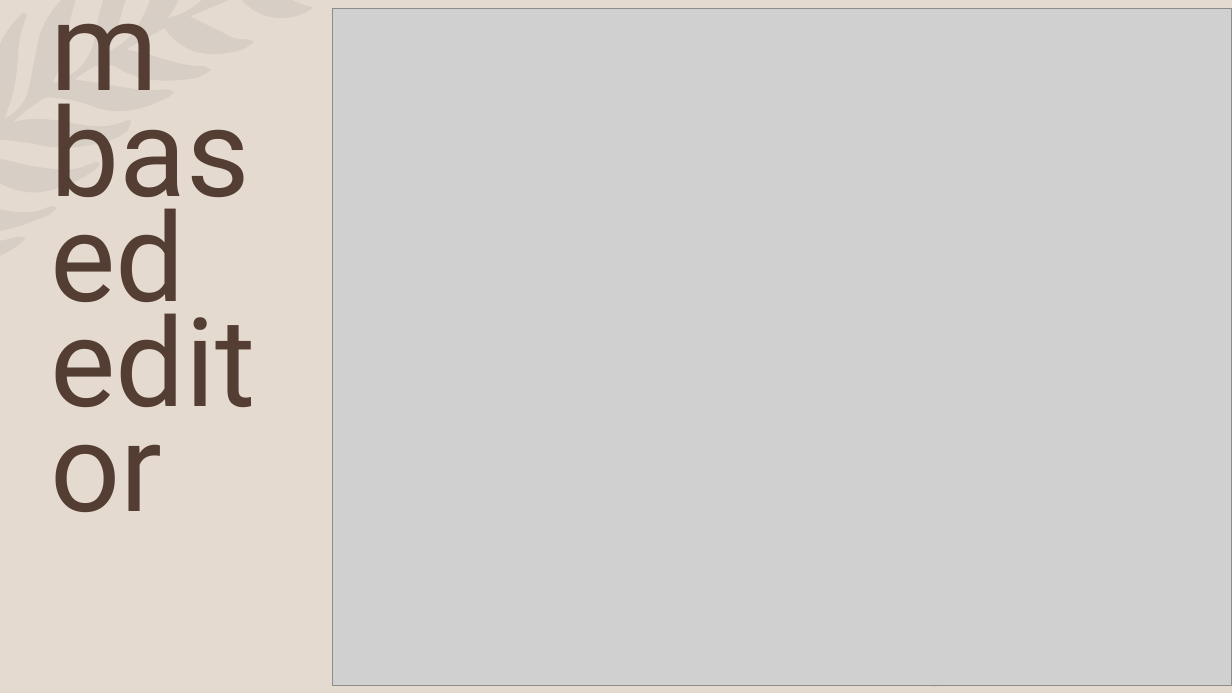
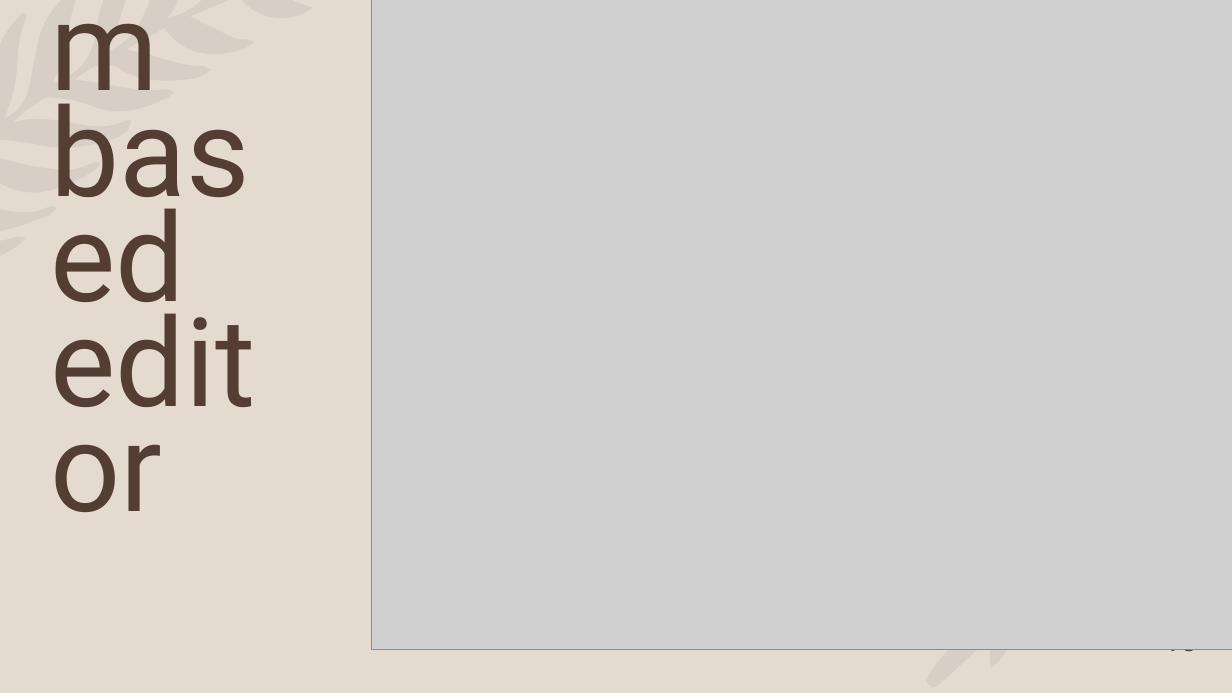
Before and after one commit to usgin/dde-metadata, a slide deck: slide 13 of Documents/A Metadata catalog for Deep Time Digital Earth.pptx. Drawn at 1232x693 pixels with LibreOffice and Linux fonts; fonts in the diff are those of the drawing; grey boxes stand for pictures. Boxes give left, top, right and bottom in pixels: in the first picture for what was removed or moved away, otherwise in the second. Text is boxed around its words. In the diff, an @@ line names an element or a change of style, - is before the commit and + after.

```diff
--- a/Documents/A Metadata catalog for Deep Time Digital Earth.pptx
+++ b/Documents/A Metadata catalog for Deep Time Digital Earth.pptx
@@ picture: place and size @@
-picture at [333,8,1232,686]
+picture at [372,0,1232,650]
@@ page number added at [1163,649,1198,652], 24 pt, text #543E34 @@
+13
```
Also in this commit, not shown: 7 other slides changed, 2 other files.
